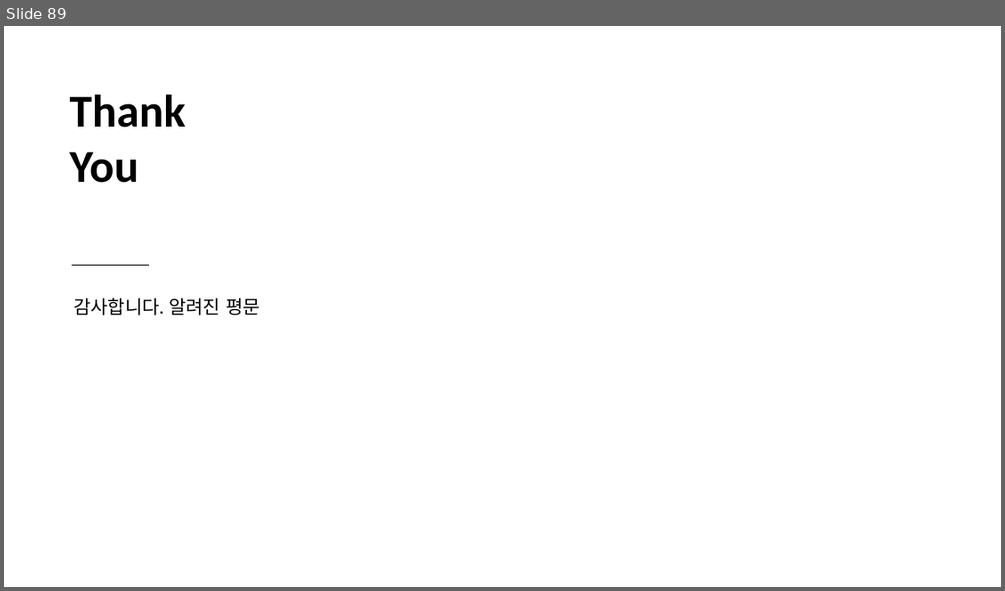
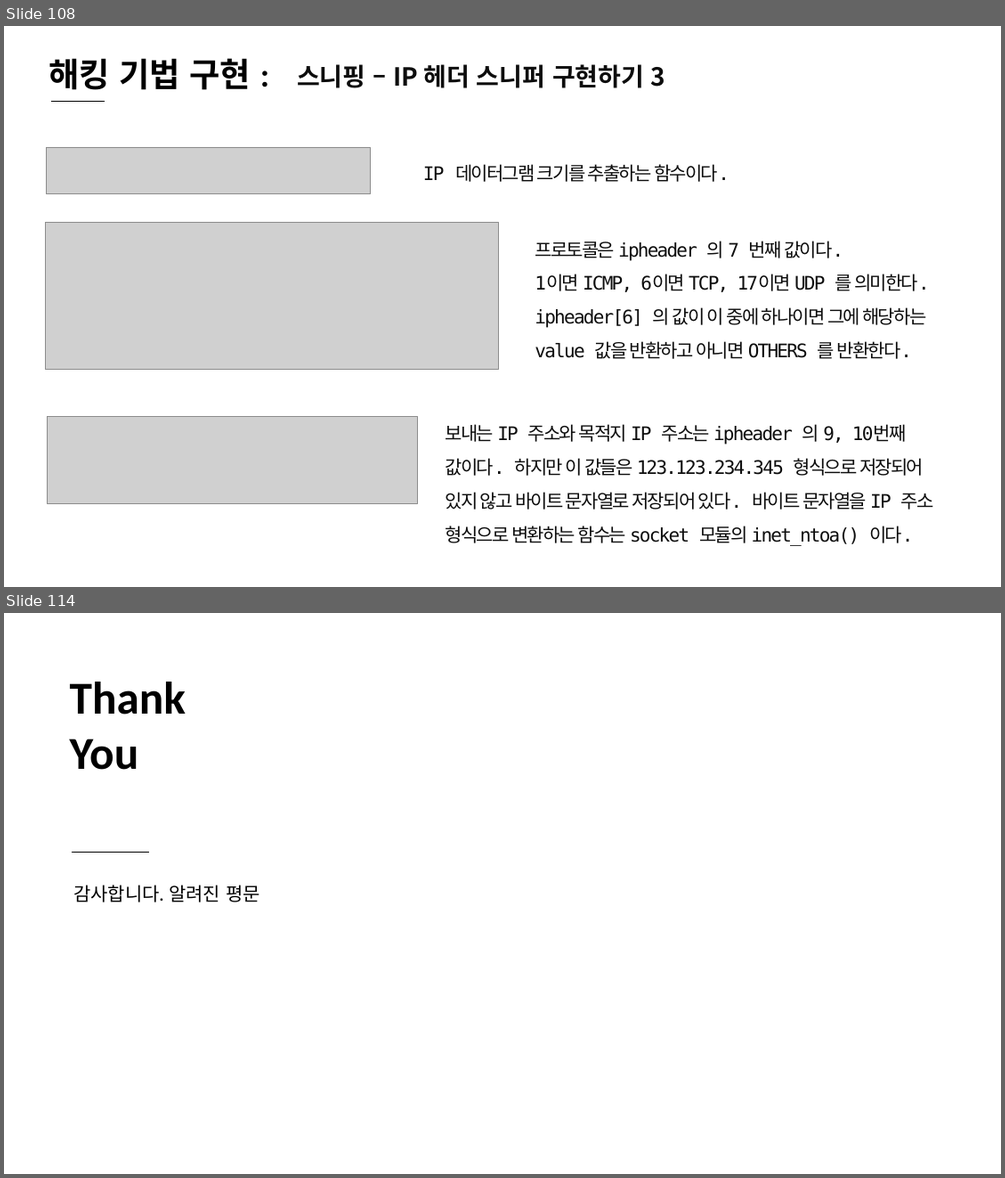
Before and after one commit to sky7th/White-Hat-Python, a slide deck: White Hat Python-1.pptx. Shown one above the other, each under a label of ours: slide 89 before the commit, slides 108 and 114 after it; the slides between them are not shown. The pictures are 1005x591 and 1005x1178 pixels, drawn with LibreOffice and Linux fonts; fonts in the diff are those of the drawing; grey boxes stand for pictures. Boxes give left, top, right and bottom in pixels: in the first picture for what was removed or moved away, otherwise in the second. Text is boxed around its words. In the diff, an @@ line names an element or a change of style, - is before the commit and + after.

```diff
--- a/White Hat Python-1.pptx
+++ b/White Hat Python-1.pptx
@@ slide 108 added at (x1=4, y1=26, x2=1001, y2=587), background #FFFFFF @@
@@ text added at (x1=48, y1=58, x2=251, y2=90), 32 pt, text #000000, bold @@
+해킹 기법 구현 :
@@ text added at (x1=297, y1=64, x2=666, y2=88), 24 pt, text #0D0D0D, bold @@
+스니핑 – IP 헤더 스니퍼 구현하기 3
@@ line added from (51, 102) to (105, 102), #000000 0.5 pt @@
@@ picture added at (x1=46, y1=147, x2=370, y2=193) @@
@@ text added at (x1=423, y1=164, x2=729, y2=182), 18 pt, text #0D0D0D @@
+IP 데이터그램 크기를 추출하는 함수이다.
@@ picture added at (x1=45, y1=222, x2=498, y2=370) @@
@@ text added at (x1=534, y1=240, x2=930, y2=359), 18 pt, text #0D0D0D @@
+프로토콜은 ipheader 의 7 번째 값이다.
+1이면 ICMP, 6이면 TCP, 17이면 UDP 를 의미한다.
+ipheader[6] 의 값이 이 중에 하나이면 그에 해당하는 value 값을 반환하고 아니면 OTHERS 를 반환한다.
@@ picture added at (x1=48, y1=417, x2=418, y2=504) @@
@@ text added at (x1=445, y1=424, x2=934, y2=546), 18 pt, text #0D0D0D @@
+보내는 IP 주소와 목적지 IP 주소는 ipheader 의 9, 10번째 값이다. 하지만 이 값들은 123.123.234.345 형식으로 저장되어 있지 않고 바이트 문자열로 저장되어 있다. 바이트 문자열을 IP 주소 형식으로 변환하는 함수는 socket 모듈의 inet_ntoa() 이다.
@@ what was slide 89 is now slide 114 @@
```
Also in this commit, not shown: 3 slides changed, 24 other slides added, 10 other files.
